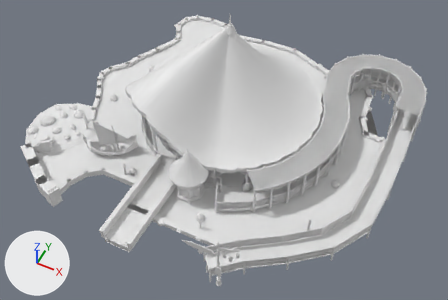
Before and after pictures for a commit that changed the Blender file models/AR_Sirocco/AR_Sirocco_master.blend.
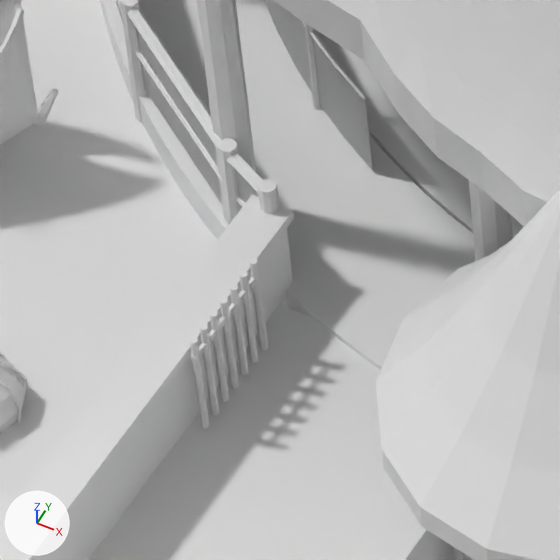
The first picture shows the older version from a 50 mm lens placed at (19.0, -39.1, 44.2), pointed at (2.1, -5.4, 2.1). The close-ups show the older and then the newer version on the part from 30% to 41% of the width and 45% to 62% of the height of that picture. Only the edits that show in the close-ups are written down. The axes (+X, +Y, +Z) are drawn at lower left. The lights are the same throughout.

Before the edit, the objects in view are built like this:
```python
me_si_om_bamboe = bpy.data.meshes.new('SI_om_bamboe')
me_si_om_bamboe.from_pydata(...)  # 5490 vertices, 4614 faces; spans x -8.6..16.9, y -16.6..12.7, z 0.3..2.7
me_si_om_bamboe.materials.append(mat_si_bamboe)  # white #e7e7e7
me_si_om_dhow_romp = bpy.data.meshes.new('SI_om_dhow_romp')
me_si_om_dhow_romp.from_pydata(...)  # 6144 vertices, 1536 faces; spans x -9.75..-6.05, y -9.91..-7.09, z -0.25..1.77
me_si_om_dhow_romp.materials.append(mat_si_romp)  # white #e7e7e7
me_si_vlonder_001 = bpy.data.meshes.new('SI_vlonder.001')
me_si_vlonder_001.from_pydata(...)  # 512 vertices, 384 faces; spans x -8.6..8.6, y -8.6..8.6, z -0.1..0.3
me_si_vlonder_001.materials.append(mat_si_vlonder)  # white #e7e7e7
ob_si_om_bamboe = bpy.data.objects.new('SI_om_bamboe', me_si_om_bamboe)
ob_si_om_bamboe.location = (0.0, 0.0, 0.0)
ob_si_om_dhow_romp = bpy.data.objects.new('SI_om_dhow_romp', me_si_om_dhow_romp)
ob_si_om_dhow_romp.location = (0.0, 0.0, 0.0)
ob_si_vlonder = bpy.data.objects.new('SI_vlonder', me_si_vlonder_001)
ob_si_vlonder.location = (0.0, 0.0, 0.0)
# also in view: 'SI_om_boei_geel' at (-8.5, 0.3, 0.1); 'SI_schijf' at (0.0, 0.0, 0.2); 'SI_dak_riet' at (0.0, -0.2, 7.1); 'SI_decor_net' at (0.0, 0.0, 0.8); 'SI_constructie' at (0.0, -0.1, 5.6)
```
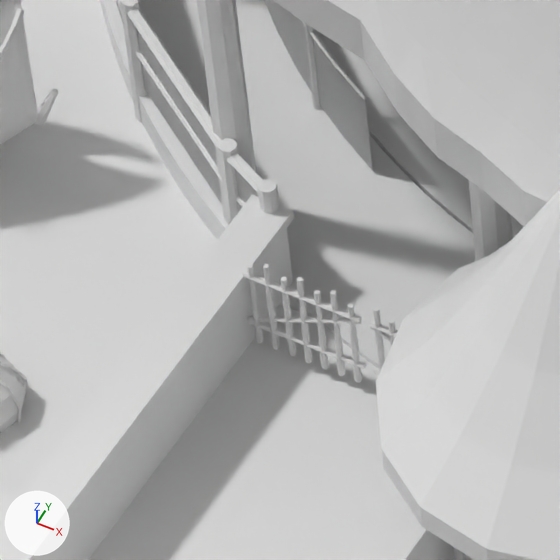
Diff of the bpy script that builds the scene:
```diff
--- a/models/AR_Sirocco/AR_Sirocco_master.blend.py
+++ b/models/AR_Sirocco/AR_Sirocco_master.blend.py
@@ mat_si_poort_uit_r @@
+mat_si_poort_uit_r = principled_material('SI_poort_uit_r')
+mat_si_poort_uit_r.base_color = (0.8, 0.8, 0.8)  # white #e7e7e7
@@ mat_si_poort_uit_l @@
+mat_si_poort_uit_l = principled_material('SI_poort_uit_l')
+mat_si_poort_uit_l.base_color = (0.8, 0.8, 0.8)  # white #e7e7e7
@@ me_si_om_bamboe @@
 # used by ob_si_om_bamboe; location = (0.0, 0.0, 0.0)
-me_si_om_bamboe.from_pydata(...)  # 5490 vertices, 4614 faces; spans x -8.6..16.9, y -16.6..12.7, z 0.3..2.7
+me_si_om_bamboe.from_pydata(...)  # 5202 vertices, 4390 faces; spans x -8.6..16.9, y -16.6..12.7, z 0.3..2.7
+# me_si_om_bamboe part 1: 16 loose pieces with 288 vertices, spanning x -3.1..-0.9, y -9.6..-8.6, z 0.3..1.4, are deleted
 me_si_om_bamboe.materials.append(mat_si_bamboe)
@@ me_si_om_poort_uit_r @@
+me_si_om_poort_uit_r.from_pydata(...)  # 198 vertices, 154 faces; spans x -1.959..-0.821, y -8.632..-8.568, z 0.36..1.4
+me_si_om_poort_uit_r.materials.append(mat_si_poort_uit_r)  # white #e7e7e7
@@ me_si_om_poort_uit_l @@
+me_si_om_poort_uit_l.from_pydata(...)  # 180 vertices, 140 faces; spans x -3.179..-2.041, y -8.632..-8.568, z 0.36..1.4
+me_si_om_poort_uit_l.materials.append(mat_si_poort_uit_l)  # white #e7e7e7
@@ ob_si_om_poort_uit_r @@
+ob_si_om_poort_uit_r = bpy.data.objects.new('SI_om_poort_uit_r', me_si_om_poort_uit_r)
+ob_si_om_poort_uit_r.location = (0.0, 0.0, 0.0)
@@ ob_si_om_poort_uit_l @@
+ob_si_om_poort_uit_l = bpy.data.objects.new('SI_om_poort_uit_l', me_si_om_poort_uit_l)
+ob_si_om_poort_uit_l.location = (0.0, 0.0, 0.0)
```

Boxes (x1, y1, x2, y2) around the edits, measured in the close-ups (560 x 560 px):
'SI_om_poort_uit_l', added
    after: (242, 264, 367, 382)
'SI_om_poort_uit_r', added
    after: (369, 307, 398, 375)
part 1 of me_si_om_bamboe, deleted
    before: (190, 258, 268, 429)
